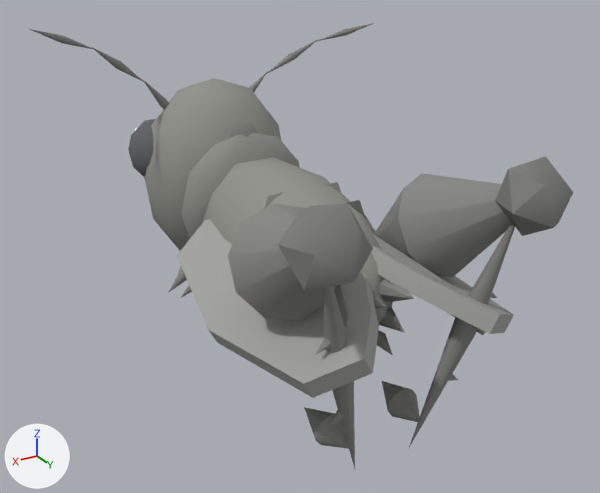
Before and after pictures for a commit that changed the glTF model web-forest/public/model/species/melicodes-tenebrosus.glb.
Both versions are drawn from a 50 mm camera at (0.53, 0.932, 0.64) aimed at (-0.008, 0.035, 0.191). Every picture has the same lights, and +X, +Y and +Z are marked at lower left. The first picture is the older version. Where no turn or scale is listed for an object, it has been applied to the vertices. Vertices at exactly the same position are counted once.

The older version as bpy lines, for what is in view:
```python
ob_hind_l0 = bpy.data.objects.new('hind-l0', me_mesh_12)
ob_hind_l0.parent = ob_body
ob_hind_l0.location = (0.0817, 0.0646, 0.00521)
ob_hind_l0.rotation_euler = (-0.95, 0.34, 0.0)  # degrees (-54, 19, 0)
ob_hind_l1 = bpy.data.objects.new('hind-l1', me_mesh_13)
ob_hind_l1.parent = ob_hind_l0
ob_hind_l1.location = (0.0, 0.0, 0.266)
ob_hind_l1.rotation_euler = (-2.3, -0.12, 0.0)  # degrees (-132, -6.9, 0)
ob_hind_l2 = bpy.data.objects.new('hind-l2', me_mesh_14)
ob_hind_l2.parent = ob_hind_l1
ob_hind_l2.location = (0.0, 0.0, 0.317)
ob_hind_l2.rotation_euler = (-1.49, -0.08, 0.0)  # degrees (-85, -4.6, 0)
ob_hind_r0 = bpy.data.objects.new('hind-r0', me_mesh_12)
ob_hind_r0.parent = ob_body
ob_hind_r0.location = (-0.0817, 0.0646, 0.00521)
ob_hind_r0.rotation_euler = (-0.95, -0.34, 0.0)  # degrees (-54, -19, 0)
ob_hind_r1 = bpy.data.objects.new('hind-r1', me_mesh_13)
ob_hind_r1.parent = ob_hind_r0
ob_hind_r1.location = (0.0, 0.0, 0.266)
ob_hind_r1.rotation_euler = (-2.3, 0.12, 0.0)  # degrees (-132, 6.9, 0)
ob_hind_r2 = bpy.data.objects.new('hind-r2', me_mesh_14)
ob_hind_r2.parent = ob_hind_r1
ob_hind_r2.location = (0.0, 0.0, 0.317)
ob_hind_r2.rotation_euler = (-1.49, 0.08, 0.0)  # degrees (-85, 4.6, 0)
ob_leg1_l0 = bpy.data.objects.new('leg1-l0', me_mesh_17)
ob_leg1_l0.parent = ob_body
ob_leg1_l0.location = (0.048, -0.0646, -0.048)
ob_leg1_l0.rotation_euler = (0.0, 1.2, 0.0)  # degrees (0, 69, 0)
ob_leg2_l0 = bpy.data.objects.new('leg2-l0', me_mesh_17)
ob_leg2_l0.parent = ob_body
ob_leg2_l0.location = (0.048, -0.00431, -0.048)
ob_leg2_l0.rotation_euler = (0.55, 1.2, 0.0)  # degrees (32, 69, 0)
ob_pronotum = bpy.data.objects.new('pronotum', me_mesh_6)
ob_pronotum.parent = ob_body
ob_pronotum.location = (0.0, -0.134, 0.00961)
# also in view: 'head' at (0.0, -0.211, 0.23); 'wingcase0l' at (0.088, 0.135, 0.194); 'body' at (0.0, 0.022, 0.193); 'wingcase0r' at (-0.088, 0.135, 0.194); 'eye-l' at (0.072, -0.251, 0.267)
```
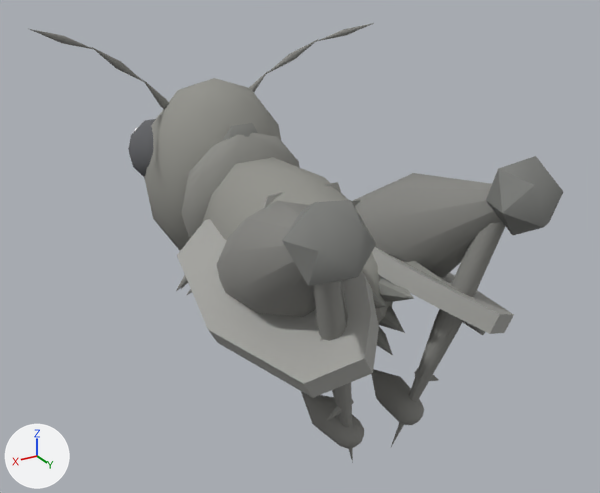
Pixel boxes [x1, y1, x2, y2] of what changed, in the pictures (600 x 493 px):
'hind-r0', reshaped, moved
    before: [376, 156, 573, 277]
    after: [351, 156, 563, 277]
'hind-l0', reshaped, moved (10% wider)
    before: [228, 203, 373, 321]
    after: [216, 200, 376, 317]
'hind-r1', reshaped, moved (6% wider)
    before: [408, 222, 515, 449]
    after: [391, 220, 505, 447]
'hind-l1', reshaped, moved
    before: [323, 286, 355, 468]
    after: [312, 281, 353, 463]
'hind-l2', reshaped, moved (39% wider, 35% taller)
    before: [304, 407, 349, 449]
    after: [301, 392, 364, 449]
'hind-r2', reshaped, moved (38% wider, 36% taller)
    before: [382, 381, 420, 422]
    after: [371, 369, 424, 425]
'spur1l', moved
    before: [328, 410, 344, 427]
    after: [326, 399, 354, 421]
'leg1-l0', moved (mostly hidden)
    before: [168, 268, 187, 293]
    after: [176, 275, 188, 291]
'spur1r', moved
    before: [448, 374, 458, 381]
    after: [415, 368, 439, 381]
'spur0l', moved (not visible afterwards)
    before: [315, 338, 331, 355]
'leg2-l0', moved (mostly hidden)
    before: [181, 286, 192, 297]
    after: [187, 289, 192, 295]
'spur0r', moved (not visible afterwards)
    before: [490, 292, 497, 298]
part 1 of me_mesh_12, built on
    before: [376, 188, 418, 263]
    after: [216, 173, 441, 317]
part 2 of me_mesh_13, reshaped
    before: [323, 222, 515, 353]
    after: [312, 220, 505, 341]
part 3 of me_mesh_14, built on
    before: [316, 389, 420, 449]
    after: [312, 376, 424, 449]

The edits, one by one:
me_mesh_12 is used by ob_hind_l0; parent ob_body; location (0.0817, 0.0646, 0.00521); rotation (-0.95, 0.34, 0.0), in degrees (-54, 19, 0).
me_mesh_12 had 24 vertices, 40 faces and spanned x -0.067..0.067, y -0.064..0.064, z 0.0..0.311.
me_mesh_12 now has 44 vertices, 80 faces and spans x -0.067..0.067, y -0.064..0.064, z -0.101..0.311.
Part 1, on me_mesh_12:
1 vertex is removed from x 0.0, y 0.0, z 0.0.
10 faces are deleted.
21 vertices are added at x -0.06..0.06, y -0.057..0.057, z -0.101..0.0.
50 new faces join them.
me_mesh_13 is used by ob_hind_l1; parent ob_hind_l0; location (0.0, 0.0, 0.266); rotation (-2.3, -0.12, 0.0), in degrees (-132, -6.9, 0).
me_mesh_13 had 12 vertices, 20 faces and spanned x -0.016..0.016, y -0.015..0.015, z 0.0..0.361.
me_mesh_13 now has 32 vertices, 60 faces and spans x -0.016..0.016, y -0.015..0.015, z -0.017..0.361.
Part 2, on me_mesh_13:
1 vertex is removed from x 0.0, y 0.0, z 0.0.
10 faces are deleted.
21 vertices are added at x -0.014..0.014, y -0.013..0.013, z -0.017..0.0.
50 new faces join them.
me_mesh_14 is used by ob_hind_l2; parent ob_hind_l1; location (0.0, 0.0, 0.317); rotation (-1.49, -0.08, 0.0), in degrees (-85, -4.6, 0).
me_mesh_14 had 12 vertices, 20 faces and spanned x -0.0223..0.0223, y -0.0213..0.0213, z 0.0..0.0967.
me_mesh_14 now has 32 vertices, 60 faces and spans x -0.0223..0.0223, y -0.0213..0.0213, z -0.0246..0.0967.
Part 3, on me_mesh_14:
1 vertex is removed from x 0.0, y 0.0, z 0.0.
10 faces are deleted.
21 vertices are added at x -0.0201..0.0201, y -0.0191..0.0191, z -0.0246..0.0.
50 new faces join them.
Object 'hind-l0' (ob_hind_l0) moves from (0.0817, 0.0646, 0.00521) to (0.0735, 0.0581, 0.00469).
Object 'hind-l1' (ob_hind_l1) moves from (0.0, 0.0, 0.266) to (0.0, 0.0, 0.248).
Object 'hind-l2' (ob_hind_l2) moves from (0.0, 0.0, 0.317) to (0.0, 0.0, 0.296).
Object 'hind-r0' (ob_hind_r0) moves from (-0.0817, 0.0646, 0.00521) to (-0.0735, 0.0581, 0.00469).
Object 'hind-r1' (ob_hind_r1) moves from (0.0, 0.0, 0.266) to (0.0, 0.0, 0.248).
Object 'hind-r2' (ob_hind_r2) moves from (0.0, 0.0, 0.317) to (0.0, 0.0, 0.296).
Object 'leg1-l0' (ob_leg1_l0) moves from (0.048, -0.0646, -0.048) to (0.0432, -0.0581, -0.0432).
Object 'leg2-l0' (ob_leg2_l0) moves from (0.048, -0.00431, -0.048) to (0.0432, -0.00388, -0.0432).
